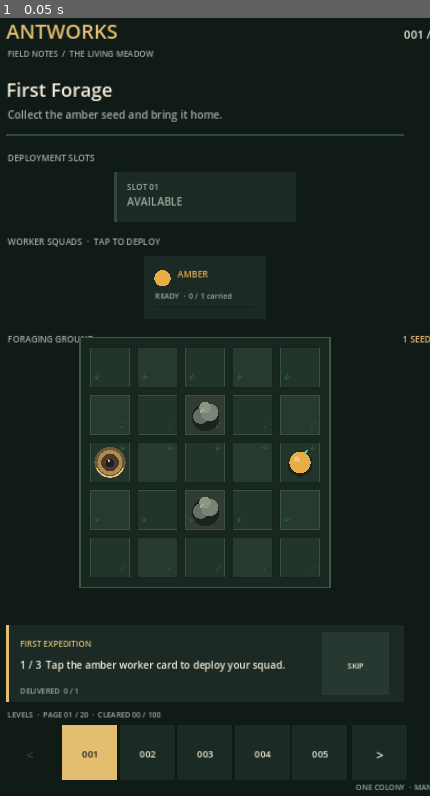
Above: before the commit, frame 1.
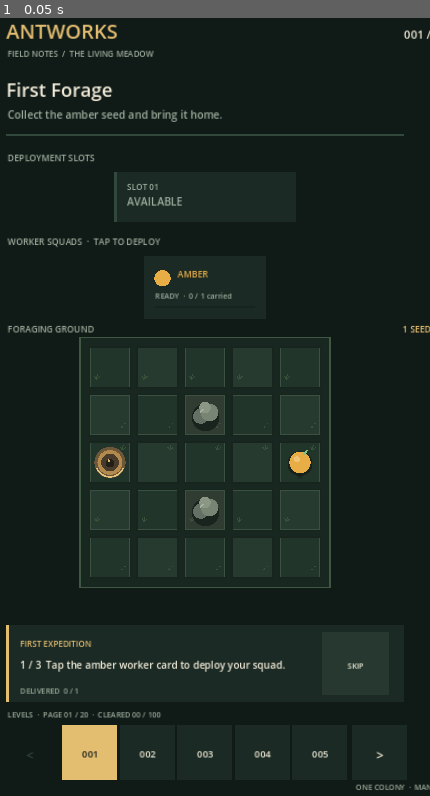
Above: after the commit, the same moment.

Repository: MaiklLX/Game-ANTS
Game: Godot game, scene res://scenes/main.tscn
The game is run twice, just before and just after one commit, with the same random seed, the same clock (stepped at 60 frames per second) and the same inputs.
Inputs:
- Up to frame 1 (0.05 s): no input

The runs differ from the first frame. In frame 1, 0.3% of the frame differs, in the area x 1-100%, y 39-42%.

Commit message:
fix: prevent mobile HUD label collisions

Diff:
--- a/scripts/ui/game_screen.gd
+++ b/scripts/ui/game_screen.gd
@@ -205,8 +205,9 @@
 	_board_cell_size = CELL_SIZE
 	_board_gap = CELL_GAP
 
-	draw_string(font, Vector2(44, 548 + _layout_extra * 0.40), "FORAGING GROUND", HORIZONTAL_ALIGNMENT_LEFT, -1, ResponsiveLayoutScript.font_size(14, _ui_scale), COLOR_MUTED)
-	draw_string(font, Vector2(676, 548 + _layout_extra * 0.40), "%d SEEDS LEFT" % _board.remaining_resources, HORIZONTAL_ALIGNMENT_RIGHT, -1, ResponsiveLayoutScript.font_size(14, _ui_scale), COLOR_GOLD)
+	var board_label_y := _board_origin.y - 22.0
+	draw_string(font, Vector2(44, board_label_y), "FORAGING GROUND", HORIZONTAL_ALIGNMENT_LEFT, -1, ResponsiveLayoutScript.font_size(14, _ui_scale), COLOR_MUTED)
+	draw_string(font, Vector2(676, board_label_y), "%d SEEDS LEFT" % _board.remaining_resources, HORIZONTAL_ALIGNMENT_RIGHT, -1, ResponsiveLayoutScript.font_size(14, _ui_scale), COLOR_GOLD)
 
 	var board_frame := Rect2(_board_origin - Vector2(14, 14), Vector2(board_width, board_height) + Vector2(28, 28))
 	draw_rect(board_frame, Color("#182820"))
@@ -323,7 +324,8 @@
 	draw_rect(_next_page_rect, COLOR_PANEL if has_next_page else COLOR_BG)
 	draw_string(font, _next_page_rect.position + Vector2(0, 56), ">", HORIZONTAL_ALIGNMENT_CENTER, arrow_width, ResponsiveLayoutScript.font_size(20, _ui_scale), COLOR_TEXT if has_next_page else COLOR_GRID)
 
-	draw_string(font, Vector2(360, 1264 + _layout_extra * 0.95), "ONE COLONY  ·  MANY SMALL DECISIONS", HORIZONTAL_ALIGNMENT_CENTER, 720, ResponsiveLayoutScript.font_size(12, _ui_scale), COLOR_MUTED)
+	if ResponsiveLayoutScript.show_footer(_ui_scale):
+		draw_string(font, Vector2(360, 1264 + _layout_extra * 0.95), "ONE COLONY  ·  MANY SMALL DECISIONS", HORIZONTAL_ALIGNMENT_CENTER, 720, ResponsiveLayoutScript.font_size(12, _ui_scale), COLOR_MUTED)
 
 
 func _levels_per_page() -> int:
